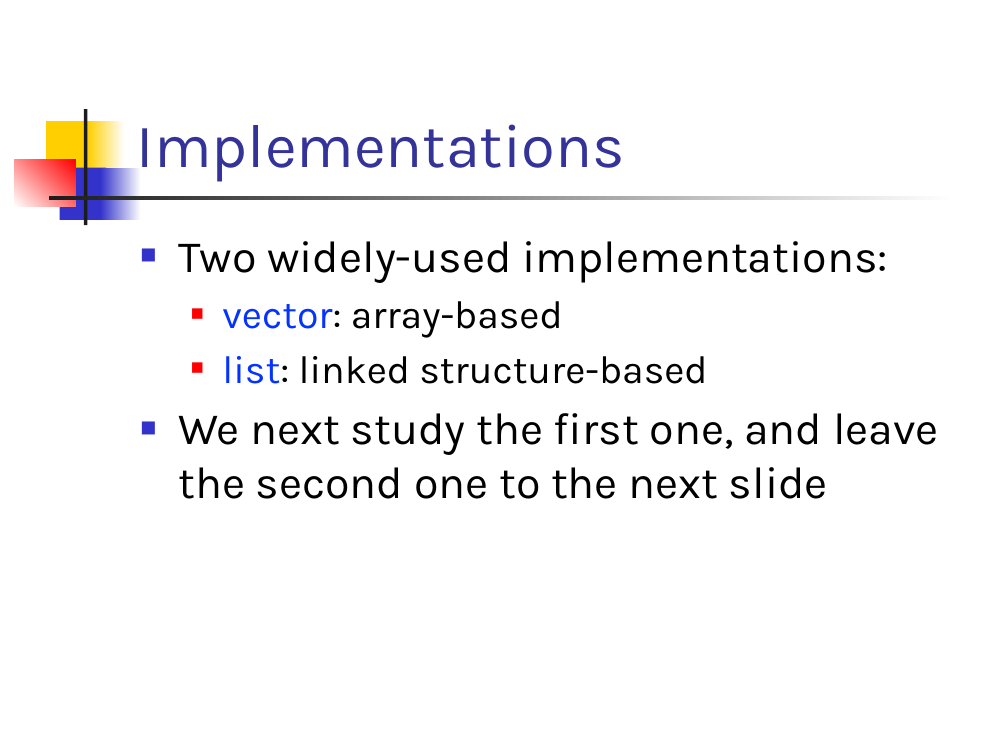
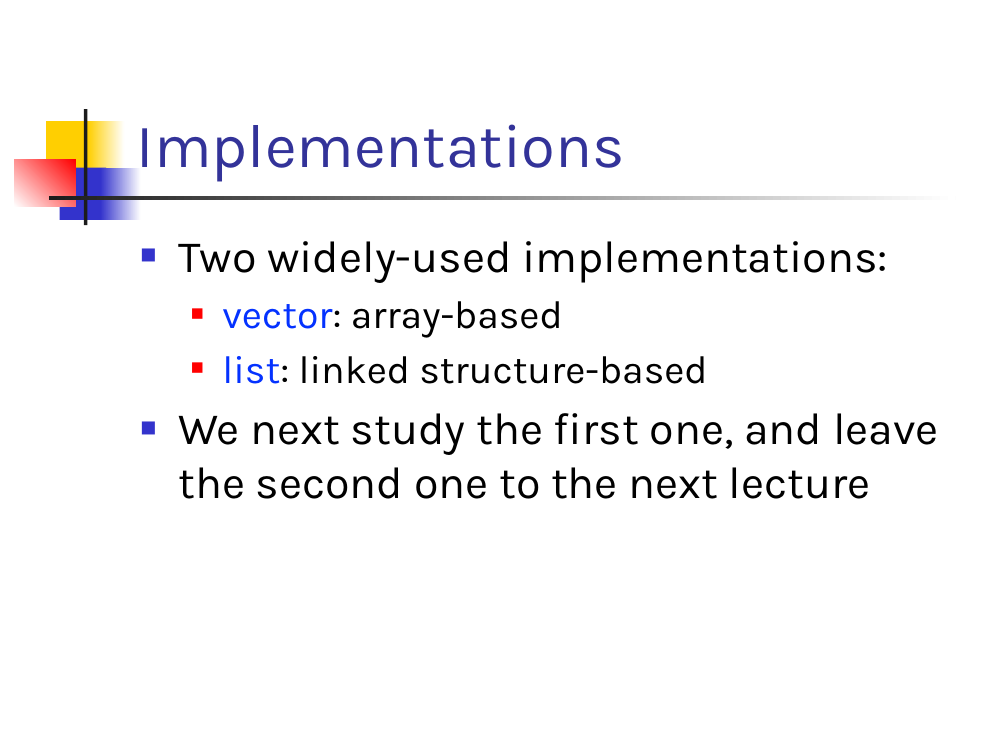
Before and after one commit to csslab-ustc/csslab-ustc.github.io, a slide deck: slide 7 of courses/sysprog/slides/lec11-vector.pptx. Drawn at 1008x756 pixels with LibreOffice and Linux fonts; fonts in the diff are those of the drawing. Boxes give left, top, right and bottom in pixels: in the first picture for what was removed or moved away, otherwise in the second. Text is boxed around its words. In the diff, an @@ line names an element or a change of style, - is before the commit and + after.

```diff
--- a/courses/sysprog/slides/lec11-vector.pptx
+++ b/courses/sysprog/slides/lec11-vector.pptx
@@ text at [178,413,939,499]: text changed @@
-■ We next study the first one, and leave the second one to the next slide
+■ We next study the first one, and leave the second one to the next lecture
```
Also in this commit, not shown: 25 other slides changed, 1 slide added.
